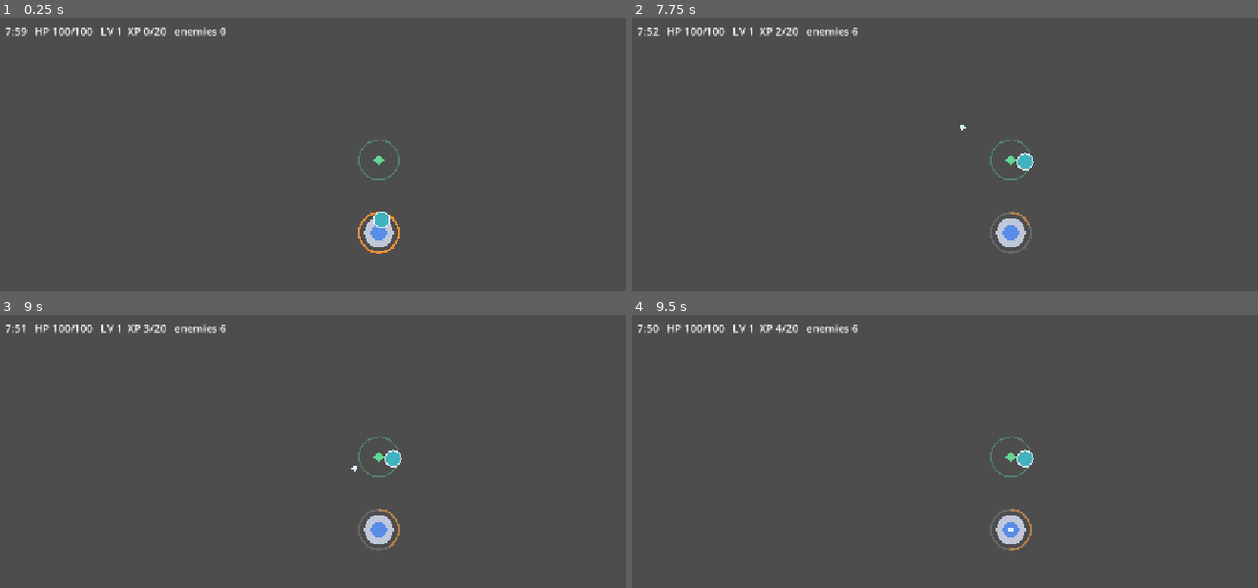
Above: before the commit, frames 1-4 (two rows, left to right).
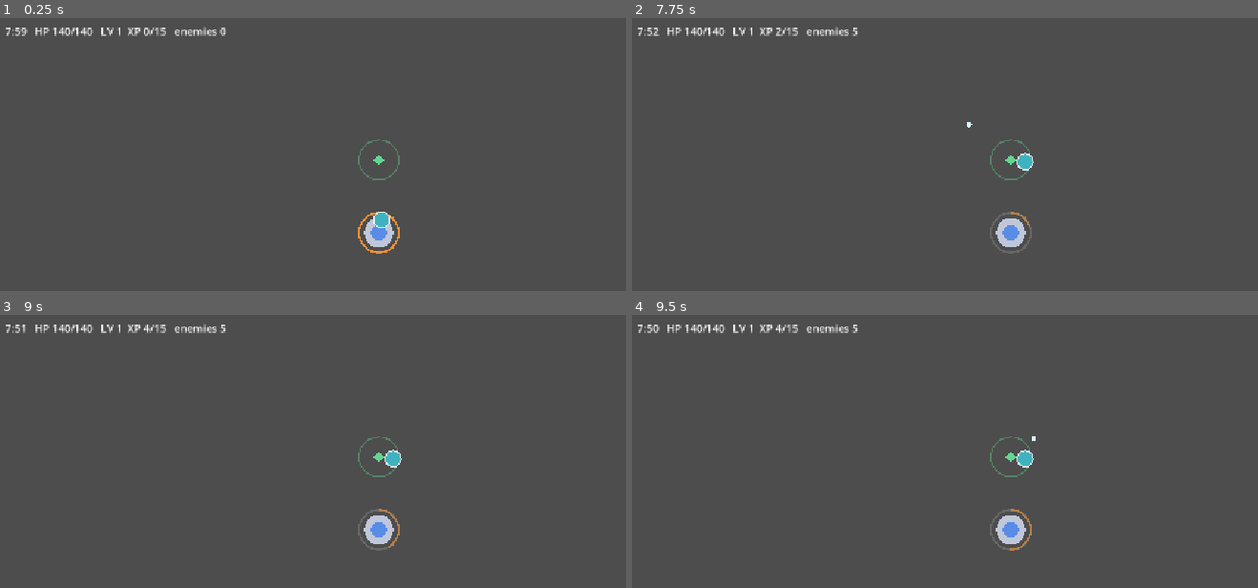
Above: after the commit, the same moments.

Repository: tapiokdev/squadron-concept-game
Game: Godot game, scene res://main.tscn
Two runs of this game, one before a commit and one after it. Both use one fixed random seed, a clock stepped at 60 frames per second and the inputs below.
Inputs (mouse positions are in pixels of both pictures, inside the frame that each line leads up to):
- Up to frame 1 (0.25 s): no input
- Up to frame 2 (7.75 s): tap Enter at 0.5, 2.75, 4.25 s; move the mouse to (1176, 211) at 0.52 s; click (1176, 211) at 0.67 s; drag from (857, 255) to (outside the picture) at 1.27 s; tap Space at 2, 3.5, 5 s; move the mouse to (1088, 138) at 2.02 s; click (1088, 138) at 2.17 s; drag from (outside the picture) to (782, 168) at 2.77 s; move the mouse to (outside the picture) at 3.52 s; click (outside the picture) at 3.67 s; drag from (782, 168) to (894, 124) at 4.27 s; move the mouse to (1051, 233) at 5.02 s; click (1051, 233) at 5.17 s; drag from (894, 124) to (857, 255) at 5.77 s; move the mouse to (1176, 211) at 6.52 s; click (1176, 211) at 6.67 s; drag from (857, 255) to (945, 61) at 7.27 s
- Up to frame 3 (9 s): move the mouse to (456, 435) at 8.02 s; click (456, 435) at 8.17 s; drag from (outside the picture) to (150, 465) at 8.77 s
- Up to frame 4 (9.5 s): no input

The runs differ from the first frame. In frame 1, less than 0.1% of the frame differs, in the area x 9-27%, y 3-7%; in frame 2, 0.1%; in frame 3, 0.1%, in the area x 9-58%, y 3-58%; in frame 4, 0.1%.

Commit message:
Soften POC difficulty curve
First playtest died before the min-5 elite: incoming HP/s crossed kit
output around min 3-4. Spawn ramp 0.7->0.45/min, tower HP 100->140,
XP thresholds 20+15/lvl -> 15+12/lvl so the build assembles faster
(pacing is the brief's stated lever). Err easy for the POC.

Co-Authored-By: Claude Fable 5 <noreply@anthropic.com>

Diff:
--- a/scripts/enemy_spawner.gd
+++ b/scripts/enemy_spawner.gd
@@ -20,7 +20,7 @@
 @export var spawn_margin := 60.0
 ## Spawn-rate curve: spawns/sec at t=0 plus extra per elapsed minute.
 @export var base_rate := 1.0
-@export var rate_per_min := 0.7
+@export var rate_per_min := 0.45
 ## Enemy HP scaling: +fraction of base HP per elapsed minute.
 @export var hp_scale_per_min := 0.15
 @export var brute_after_sec := 60.0
--- a/scripts/main.gd
+++ b/scripts/main.gd
@@ -31,7 +31,7 @@
 var pulse_boosted := false
 
 func xp_to_next() -> int:
-	return 20 + (level - 1) * 15
+	return 15 + (level - 1) * 12
 
 func _ready() -> void:
 	tower.position = get_viewport_rect().size * 0.5
--- a/scripts/tower.gd
+++ b/scripts/tower.gd
@@ -7,7 +7,7 @@
 signal hp_changed(hp: float, max_hp: float)
 signal died
 
-@export var max_hp: float = 100.0
+@export var max_hp: float = 140.0
 @export var radius: float = 22.0
 
 var hp: float = 0.0
